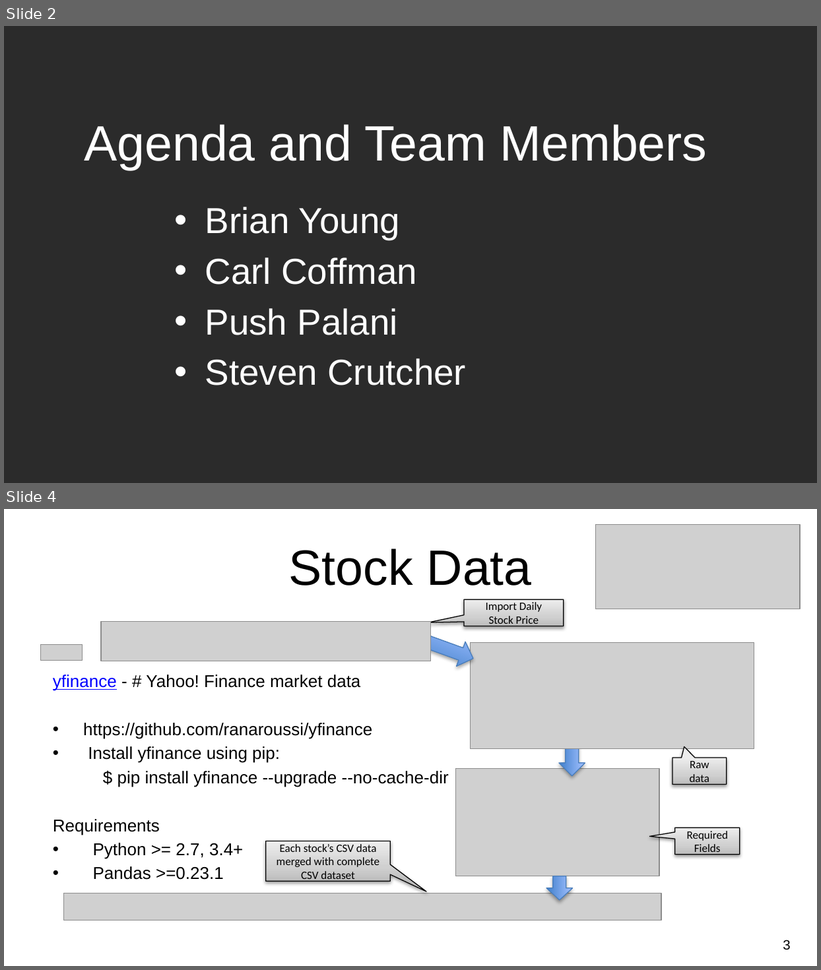
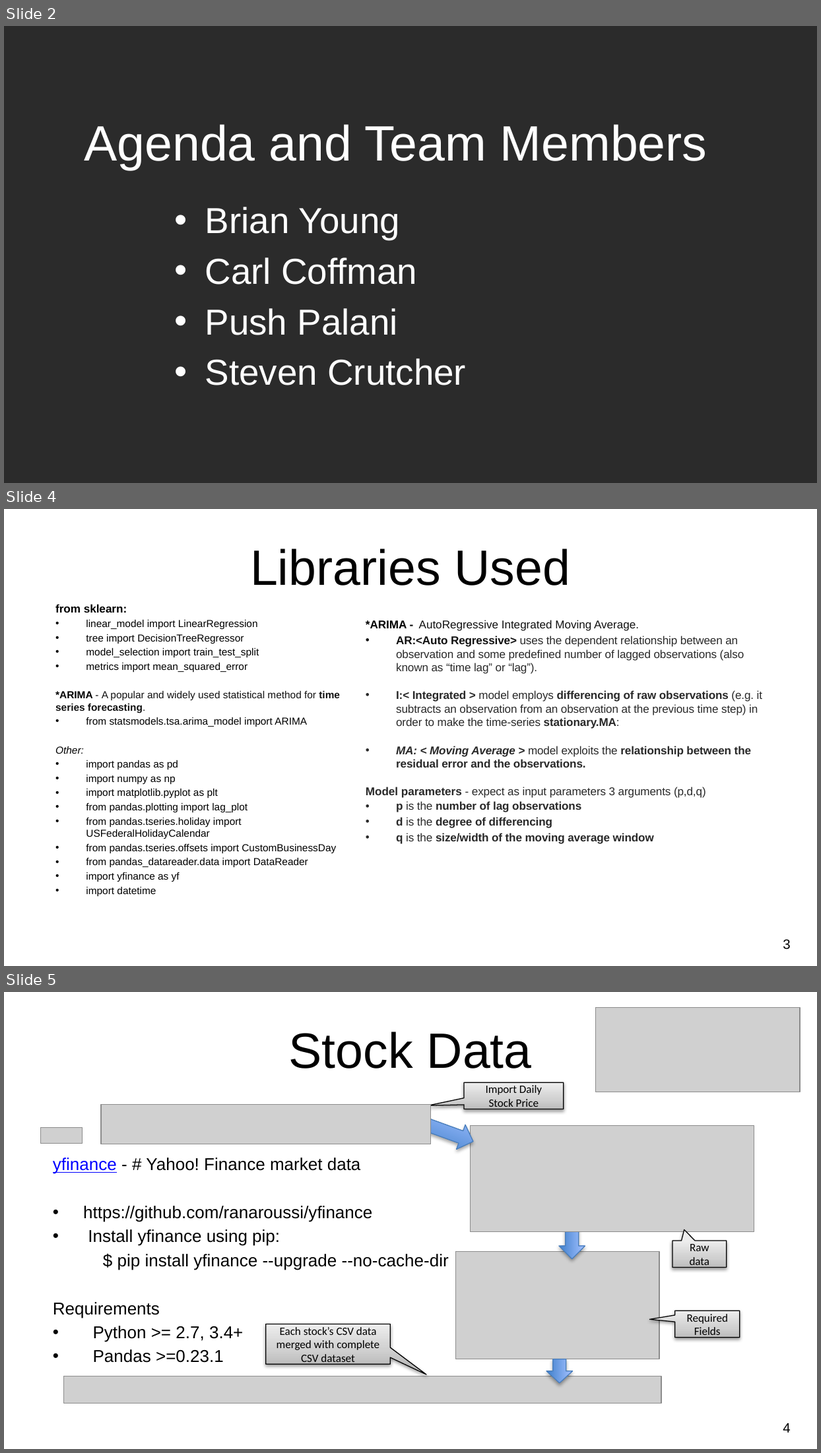
Before and after one commit to CCC-GH/FinalProject-Stock, a slide deck: draft0_NU-FinalProject_Stocks.pptx. Shown one above the other, each under a label of ours: slides 2 and 4 before the commit, slides 2, 4 and 5 after it; the slides between them are not shown. The pictures are 821x970 and 821x1453 pixels, drawn with LibreOffice and Linux fonts; fonts in the diff are those of the drawing; grey boxes stand for pictures; background and template pictures are left out; a plain dark background stands for a picture behind light text. Boxes give left, top, right and bottom in pixels: in the first picture for what was removed or moved away, otherwise in the second. Text is boxed around its words. In the diff, an @@ line names an element or a change of style, - is before the commit and + after.

```diff
--- a/draft0_NU-FinalProject_Stocks.pptx
+++ b/draft0_NU-FinalProject_Stocks.pptx
@@ slide 4 added at box(4, 509, 817, 966), background picture (left out) @@
@@ title added at box(250, 549, 571, 586), 44 pt, text #000000 @@
+Libraries Used
@@ text added at box(55, 604, 340, 896), 9 pt, text #000000 @@
+from sklearn:
+• linear_model import LinearRegression
+• tree import DecisionTreeRegressor
+• model_selection import train_test_split
+• metrics import mean_squared_error
+*ARIMA - A popular and widely used statistical method for time series forecasting.
+• from statsmodels.tsa.arima_model import ARIMA
+Other:
+• import pandas as pd
+• import numpy as np
+• import matplotlib.pyplot as plt
+• from pandas.plotting import lag_plot
+• from pandas.tseries.holiday import USFederalHolidayCalendar
+• from pandas.tseries.offsets import CustomBusinessDay
+• from pandas_datareader.data import DataReader
+• import yfinance as yf
+• import datetime
@@ text added at box(366, 620, 762, 844), 10 pt, text #292929 @@
+*ARIMA - AutoRegressive Integrated Moving Average.
+• AR:<Auto Regressive> uses the dependent relationship between an observation and some predefined number of lagged observations (also known as “time lag” or “lag”).
+• I:< Integrated > model employs differencing of raw observations (e.g. it subtracts an observation from an observation at the previous time step) in order to make the time-series stationary.MA:
+• MA: < Moving Average > model exploits the relationship between the residual error and the observations.
+Model parameters - expect as input parameters 3 arguments (p,d,q)
+• p is the number of lag observations
+• d is the degree of differencing
+• q is the size/width of the moving average window
@@ page number added at box(783, 939, 790, 950), 12 pt, text #000000 @@
+3
@@ what was slide 4 is now slide 5 @@
@@ page number at box(783, 1424, 790, 1433): text changed @@
-3
+4
```
Also in this commit, not shown: 1 slide changed.
